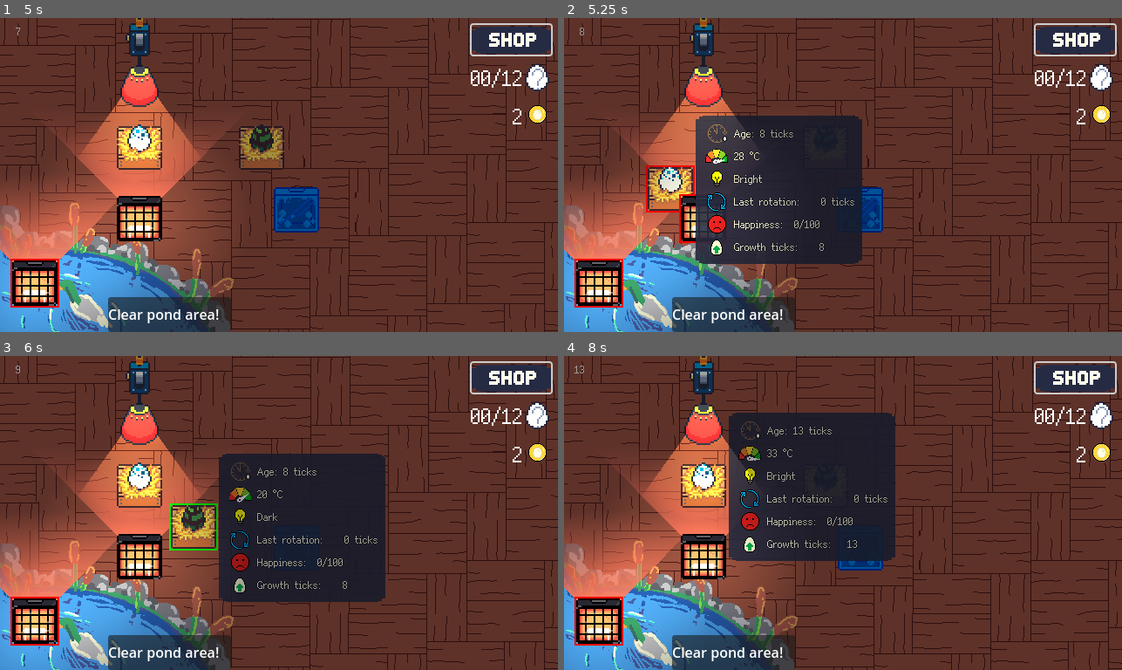
Above: before the commit, frames 1-4 (two rows, left to right).
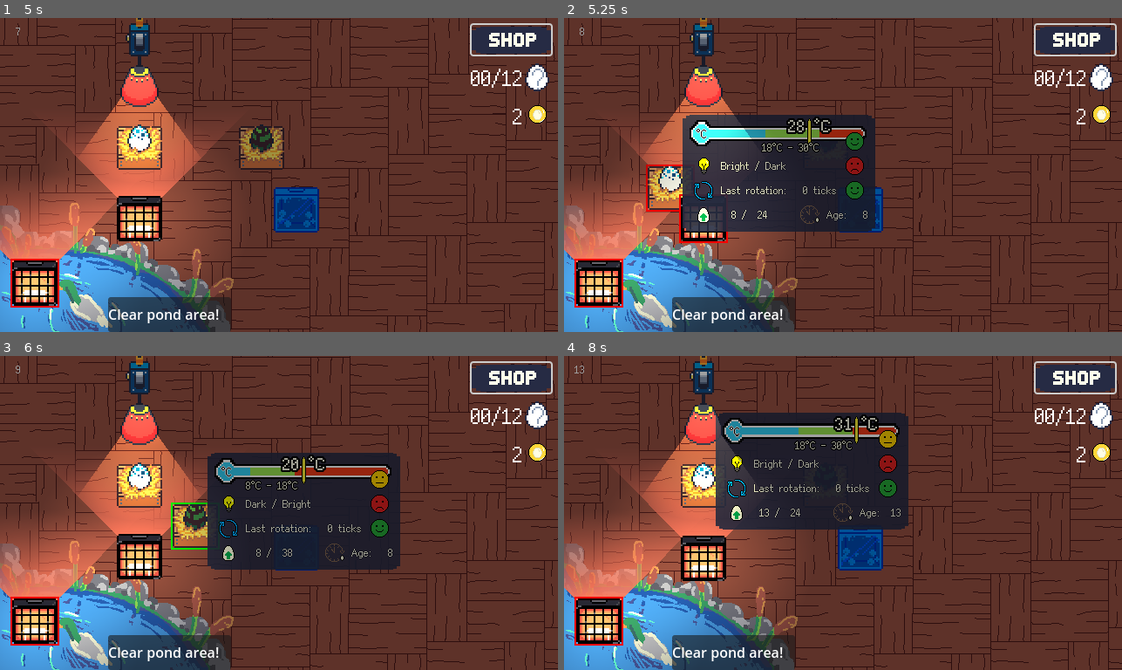
Above: after the commit, the same moments.

Repository: Chris-GW/eggs_incubation_station
Game: Godot game, scene res://main.tscn
The game is run twice, just before and just after one commit, with the same random seed, the same clock (stepped at 60 frames per second) and the same inputs. Sound files missing from this copy of the repository are replaced by a short silence.
Inputs (mouse positions are in pixels of both pictures, inside the frame that each line leads up to):
- Up to frame 1 (5 s): click (262, 146) at 0.5 s; click (89, 175) at 1.25 s; click (513, 39) at 2 s; click (189, 140) at 2.75 s; click (513, 39) at 3.5 s; click (513, 39) at 4.25 s
- Up to frame 2 (5.25 s): tap Enter at 5 s; drag from (703, 146) to (591, 291) at 5.02 s
- Up to frame 3 (6 s): drag from (262, 484) to (27, 629) at 5.77 s
- Up to frame 4 (8 s): move the mouse to (703, 556) at 6.52 s; click (703, 556) at 6.67 s; tap Space at 7.25 s; drag from (859, 547) to (703, 484) at 7.27 s

Frame 1 is identical in both runs. In frame 2, 8.6% of the frame differs, in the area x 14-56%, y 30-79%; in frame 3, 8.8%; in frame 4, 8.8%, in the area x 10-62%, y 18-72%.

Commit message:
working temp bar and improved egg info panel

Diff:
--- a/scenes/devices/cooler.tscn
+++ b/scenes/devices/cooler.tscn
@@ -10,7 +10,7 @@
 [ext_resource type="FontFile" uid="uid://cep3foox6k0yn" path="res://assets/UI_UX/fusion-pixel-12px-proportional-sc-latin-400-normal.woff2" id="8_nvg46"]
 
 [sub_resource type="RectangleShape2D" id="RectangleShape2D_8ycrt"]
-size = Vector2(56, 56)
+size = Vector2(53, 53)
 
 [sub_resource type="OccluderPolygon2D" id="OccluderPolygon2D_y3bqr"]
 polygon = PackedVector2Array(-25, -25, -25, 25, 25, 25, 25, -25, 27, -27, 27, 27, -27, 27, -27, -27)
@@ -43,7 +43,7 @@
 default_color = Color(1, 0, 0, 1)
 
 [node name="CollisionShape2D" type="CollisionShape2D" parent="."]
-visible = false
+position = Vector2(0.5, 0.5)
 shape = SubResource("RectangleShape2D_8ycrt")
 
 [node name="EggEffectArea2D" type="Area2D" parent="."]
@@ -78,6 +78,7 @@
 stream = ExtResource("6_utsdt")
 
 [node name="HoverPanelContainer" parent="." instance=ExtResource("7_unlta")]
+visible = false
 
 [node name="NameLabel" parent="HoverPanelContainer/MarginContainer/VBoxContainer" index="0"]
 text = "Cooler"
--- a/scenes/devices/device_hover_panel.tscn
+++ b/scenes/devices/device_hover_panel.tscn
@@ -25,6 +25,13 @@
 [sub_resource type="GradientTexture1D" id="GradientTexture1D_46tip"]
 gradient = SubResource("Gradient_f7jyx")
 width = 64
+
+[sub_resource type="LabelSettings" id="LabelSettings_18eel"]
+font = ExtResource("2_gixkg")
+font_size = 12
+font_color = Color(1, 1, 0.921569, 1)
+outline_size = 1
+outline_color = Color(0, 0, 0, 1)
 
 [node name="HoverPanelContainer" type="PanelContainer"]
 z_index = 5
@@ -65,7 +72,7 @@
 [node name="DescriptionLabel" type="Label" parent="MarginContainer/VBoxContainer"]
 layout_mode = 2
 text = "Emits heat to eggs"
-label_settings = SubResource("LabelSettings_j8u46")
+label_settings = SubResource("LabelSettings_18eel")
 
 [node name="IntensityLabel" type="Label" parent="MarginContainer/VBoxContainer"]
 unique_name_in_owner = true
--- a/scenes/devices/hanging_lamp.tscn
+++ b/scenes/devices/hanging_lamp.tscn
@@ -16,7 +16,7 @@
 region = Rect2(130, 0, 78, 26)
 
 [sub_resource type="RectangleShape2D" id="RectangleShape2D_aqynv"]
-size = Vector2(36, 102)
+size = Vector2(34, 100)
 
 [sub_resource type="OccluderPolygon2D" id="OccluderPolygon2D_hwheu"]
 polygon = PackedVector2Array(-22, 48, -22, 38, -20, 34, -18, 28, -16, 24, -14, 20, -12, 16, -9, 14, -4, 12, 4, 12, 10,  …(193 unchanged characters)…
@@ -85,6 +85,7 @@
 stream = ExtResource("5_c1e8u")
 
 [node name="HoverPanelContainer" parent="." instance=ExtResource("6_b2hxj")]
+visible = false
 offset_left = 41.0
 offset_top = -63.0
 offset_right = 289.0
--- a/scenes/devices/heater.tscn
+++ b/scenes/devices/heater.tscn
@@ -12,7 +12,7 @@
 [ext_resource type="FontFile" uid="uid://cep3foox6k0yn" path="res://assets/UI_UX/fusion-pixel-12px-proportional-sc-latin-400-normal.woff2" id="10_j8u46"]
 
 [sub_resource type="RectangleShape2D" id="RectangleShape2D_8ycrt"]
-size = Vector2(56, 56)
+size = Vector2(53, 54)
 
 [sub_resource type="OccluderPolygon2D" id="OccluderPolygon2D_q1f6a"]
 polygon = PackedVector2Array(-25, -25, -25, 25, 25, 25, 25, -25, 27, -27, 27, 27, -27, 27, -27, -27)
@@ -50,7 +50,7 @@
 default_color = Color(1, 0, 0, 1)
 
 [node name="CollisionShape2D" type="CollisionShape2D" parent="."]
-visible = false
+position = Vector2(0.5, 0)
 shape = SubResource("RectangleShape2D_8ycrt")
 
 [node name="EggEffectArea2D" type="Area2D" parent="."]
@@ -85,6 +85,7 @@
 stream = ExtResource("6_t4cgb")
 
 [node name="HoverPanelContainer" parent="." instance=ExtResource("9_46tip")]
+visible = false
 
 [node name="DescriptionLabel" parent="HoverPanelContainer/MarginContainer/VBoxContainer" index="1"]
 text = "Emits warm air in a cone to raise
--- a/scenes/incubation_station.tscn
+++ b/scenes/incubation_station.tscn
@@ -12,6 +12,7 @@
 [ext_resource type="FontFile" uid="uid://cep3foox6k0yn" path="res://assets/UI_UX/fusion-pixel-12px-proportional-sc-latin-400-normal.woff2" id="8_t0sxt"]
 [ext_resource type="Texture2D" uid="uid://do2w2nrvwj27q" path="res://assets/UI_UX/Egg_Stats/Lamp.png" id="8_yanh1"]
 [ext_resource type="Texture2D" uid="uid://dtclbfnauia06" path="res://assets/UI_UX/Egg_Stats/Rotation.png" id="9_6jdl5"]
+[ext_resource type="PackedScene" uid="uid://dvb08px0uqdw6" path="res://scenes/temperature_bar.tscn" id="9_t0sxt"]
 [ext_resource type="Texture2D" uid="uid://22832juljqeu" path="res://assets/UI_UX/Egg_Stats/Happy_face.png" id="10_ts02c"]
 [ext_resource type="Texture2D" uid="uid://u3mn4govciwn" path="res://assets/UI_UX/Egg_Stats/Growth.png" id="11_5hlw3"]
 
@@ -99,43 +100,50 @@
 expand_icon = true
 
 [node name="HoverPanel" type="PanelContainer" parent="."]
+visible = false
 z_index = 5
 anchors_preset = 8
 anchor_left = 0.5
 anchor_top = 0.5
 anchor_right = 0.5
 anchor_bottom = 0.5
-offset_left = 33.0
+offset_left = 15.0
 offset_top = -85.0
-offset_right = 215.0
-offset_bottom = 85.0
+offset_right = 233.0
+offset_bottom = 49.0
 grow_horizontal = 2
 grow_vertical = 2
 theme_override_styles/panel = SubResource("StyleBoxTexture_aexyn")
 
 [node name="VBoxContainer" type="VBoxContainer" parent="HoverPanel"]
 layout_mode = 2
-theme_override_constants/separation = -6
-
-[node name="HBoxContainer" type="HBoxContainer" parent="HoverPanel/VBoxContainer"]
-layout_mode = 2
-
-[node name="Age" type="TextureRect" parent="HoverPanel/VBoxContainer/HBoxContainer"]
-texture_filter = 1
-layout_mode = 2
-texture = ExtResource("5_p4a3t")
-stretch_mode = 5
-
-[node name="AgeLabel" type="Label" parent="HoverPanel/VBoxContainer/HBoxContainer"]
-unique_name_in_owner = true
-layout_mode = 2
-text = "Age: 631 ticks"
-label_settings = SubResource("LabelSettings_jbjq1")
-
-[node name="HBoxContainer1" type="HBoxContainer" parent="HoverPanel/VBoxContainer"]
-layout_mode = 2
-
-[node name="Temperature" type="TextureRect" parent="HoverPanel/VBoxContainer/HBoxContainer1"]
+theme_override_constants/separation = -4
+
+[node name="TemperatureBar" parent="HoverPanel/VBoxContainer" instance=ExtResource("9_t0sxt")]
+unique_name_in_owner = true
+layout_mode = 2
+prefered_temp = Vector2(22, 25)
+value = 80.0
+
+[node name="TempHappiness" type="TextureRect" parent="HoverPanel/VBoxContainer/TemperatureBar"]
+unique_name_in_owner = true
+texture_filter = 1
+layout_mode = 1
+anchors_preset = 1
+anchor_left = 1.0
+anchor_right = 1.0
+offset_left = -32.0
+offset_top = 10.0
+offset_bottom = 42.0
+grow_horizontal = 0
+texture = ExtResource("10_ts02c")
+stretch_mode = 5
+
+[node name="HBoxContainer6" type="HBoxContainer" parent="HoverPanel/VBoxContainer"]
+visible = false
+layout_mode = 2
+
+[node name="Temperature" type="TextureRect" parent="HoverPanel/VBoxContainer/HBoxContainer6"]
 texture_filter = 3
 custom_minimum_size = Vector2(32, 32)
 layout_mode = 2
@@ -143,7 +151,7 @@
 expand_mode = 1
 stretch_mode = 4
 
-[node name="Marker" type="TextureRect" parent="HoverPanel/VBoxContainer/HBoxContainer1/Temperature"]
+[node name="Marker" type="TextureRect" parent="HoverPanel/VBoxContainer/HBoxContainer6/Temperature"]
 unique_name_in_owner = true
 layout_mode = 1
 anchors_preset = 7
@@ -161,7 +169,7 @@
 texture = ExtResource("7_7moh4")
 expand_mode = 1
 
-[node name="TemperatureLabel" type="Label" parent="HoverPanel/VBoxContainer/HBoxContainer1"]
+[node name="TemperatureLabel" type="Label" parent="HoverPanel/VBoxContainer/HBoxContainer6"]
 unique_name_in_owner = true
 layout_mode = 2
 text = "21.5 °C"
@@ -179,8 +187,16 @@
 [node name="LightLevelLabel" type="Label" parent="HoverPanel/VBoxContainer/HBoxContainer2"]
 unique_name_in_owner = true
 layout_mode = 2
-text = "LightLevel: DARK"
-label_settings = SubResource("LabelSettings_jbjq1")
+size_flags_horizontal = 3
+text = "Dark / Bright"
+label_settings = SubResource("LabelSettings_jbjq1")
+
+[node name="LightHappiness" type="TextureRect" parent="HoverPanel/VBoxContainer/HBoxContainer2"]
+unique_name_in_owner = true
+texture_filter = 1
+layout_mode = 2
+texture = ExtResource("10_ts02c")
+stretch_mode = 5
 
 [node name="HBoxContainer3" type="HBoxContainer" parent="HoverPanel/VBoxContainer"]
 layout_mode = 2
@@ -194,25 +210,17 @@
 [node name="RotationTimerLabel" type="Label" parent="HoverPanel/VBoxContainer/HBoxContainer3"]
 unique_name_in_owner = true
 layout_mode = 2
+size_flags_horizontal = 3
 text = "Last Rotation: 12.0 sec"
 label_settings = SubResource("LabelSettings_jbjq1")
 
-[node name="HBoxContainer4" type="HBoxContainer" parent="HoverPanel/VBoxContainer"]
-layout_mode = 2
-
-[node name="Hapinnes" type="TextureRect" parent="HoverPanel/VBoxContainer/HBoxContainer4"]
+[node name="RotationHappiness" type="TextureRect" parent="HoverPanel/VBoxContainer/HBoxContainer3"]
 unique_name_in_owner = true
 texture_filter = 1
 layout_mode = 2
 texture = ExtResource("10_ts02c")
 stretch_mode = 5
 
-[node name="HappinessLabel" type="Label" parent="HoverPanel/VBoxContainer/HBoxContainer4"]
-unique_name_in_owner = true
-layout_mode = 2
-text = "Happiness: 63/100"
-label_settings = SubResource("LabelSettings_jbjq1")
-
 [node name="HBoxContainer5" type="HBoxContainer" parent="HoverPanel/VBoxContainer"]
 layout_mode = 2
 
@@ -225,7 +233,23 @@
 [node name="GrowthLabel" type="Label" parent="HoverPanel/VBoxContainer/HBoxContainer5"]
 unique_name_in_owner = true
 layout_mode = 2
-text = "Growth ticks: 512"
+text = "512 / 512"
+label_settings = SubResource("LabelSettings_jbjq1")
+
+[node name="Control" type="Control" parent="HoverPanel/VBoxContainer/HBoxContainer5"]
+layout_mode = 2
+size_flags_horizontal = 3
+
+[node name="Age" type="TextureRect" parent="HoverPanel/VBoxContainer/HBoxContainer5"]
+texture_filter = 1
+layout_mode = 2
+texture = ExtResource("5_p4a3t")
+stretch_mode = 5
+
+[node name="AgeLabel" type="Label" parent="HoverPanel/VBoxContainer/HBoxContainer5"]
+unique_name_in_owner = true
+layout_mode = 2
+text = "Age: 631"
 label_settings = SubResource("LabelSettings_jbjq1")
 
 [connection signal="input_event" from="." to="." method="_on_input_event"]
--- /dev/null
+++ b/scenes/temperature_bar.tscn
@@ -0,0 +1,120 @@
+[gd_scene load_steps=10 format=3 uid="uid://dvb08px0uqdw6"]
+
+[ext_resource type="Script" uid="uid://u7q5phb5gtnm" path="res://scripts/temperature_bar.gd" id="1_shw5h"]
+[ext_resource type="Texture2D" uid="uid://cuugdw168a4wr" path="res://assets/UI_UX/Egg_Stats/temperature_bar.png" id="1_so43g"]
+[ext_resource type="FontFile" uid="uid://cep3foox6k0yn" path="res://assets/UI_UX/fusion-pixel-12px-proportional-sc-latin-400-normal.woff2" id="2_rwv0t"]
+[ext_resource type="FontFile" uid="uid://c5qw4j6h2tlna" path="res://assets/UI_UX/fusion-pixel-10px-proportional-sc-latin-400-normal.woff2" id="2_shw5h"]
+
+[sub_resource type="AtlasTexture" id="AtlasTexture_jbjq1"]
+atlas = ExtResource("1_so43g")
+region = Rect2(0, 32, 44, 30)
+
+[sub_resource type="AtlasTexture" id="AtlasTexture_aexyn"]
+atlas = ExtResource("1_so43g")
+region = Rect2(0, 0, 44, 30)
+
+[sub_resource type="AtlasTexture" id="AtlasTexture_8hxmw"]
+atlas = ExtResource("1_so43g")
+region = Rect2(26, 64, 10, 32)
+
+[sub_resource type="LabelSettings" id="LabelSettings_tbjx1"]
+font = ExtResource("2_shw5h")
+font_size = 20
+font_color = Color(1, 1, 0.921569, 1)
+outline_size = 8
+outline_color = Color(0, 0, 0, 1)
+
+[sub_resource type="LabelSettings" id="LabelSettings_jbjq1"]
+font = ExtResource("2_rwv0t")
+font_size = 12
+font_color = Color(1, 1, 0.921569, 1)
+outline_size = 4
+outline_color = Color(0, 0, 0, 1)
+
+[node name="TemperatureBar" type="Control"]
+custom_minimum_size = Vector2(128, 42)
+layout_mode = 3
+anchors_preset = 10
+anchor_right = 1.0
+grow_horizontal = 2
+script = ExtResource("1_shw5h")
+prefered_temp = Vector2(23, 25)
+value = 72.0
+
+[node name="HotTemperature" type="TextureProgressBar" parent="."]
+texture_filter = 3
+custom_minimum_size = Vector2(32, 32)
+layout_mode = 1
+anchors_preset = 10
+anchor_right = 1.0
+offset_bottom = 32.0
+grow_horizontal = 2
+size_flags_horizontal = 3
+min_value = 40.0
+max_value = 80.0
+value = 42.0
+nine_patch_stretch = true
+stretch_margin_left = 24
+stretch_margin_top = 4
+stretch_margin_right = 16
+stretch_margin_bottom = 4
+texture_under = SubResource("AtlasTexture_jbjq1")
+texture_progress = SubResource("AtlasTexture_jbjq1")
+tint_under = Color(0.941176, 0.227451, 0.0901961, 1)
+tint_progress = Color(0.6, 0.898039, 0.313726, 1)
+
+[node name="ColdTemperature" type="TextureProgressBar" parent="."]
+texture_filter = 3
+custom_minimum_size = Vector2(32, 32)
+layout_mode = 1
+anchors_preset = 10
+anchor_right = 1.0
+offset_bottom = 8.0
+grow_horizontal = 2
+size_flags_horizontal = 3
+min_value = 40.0
+max_value = 80.0
+value = 40.0
+nine_patch_stretch = true
+stretch_margin_left = 24
+stretch_margin_top = 4
+stretch_margin_right = 16
+stretch_margin_bottom = 4
+texture_over = SubResource("AtlasTexture_aexyn")
+texture_progress = SubResource("AtlasTexture_jbjq1")
+tint_progress = Color(0.192157, 0.823529, 0.968627, 1)
+
+[node name="Cursor" type="TextureRect" parent="."]
+custom_minimum_size = Vector2(10, 0)
+layout_mode = 1
+offset_left = 507.0
+offset_right = 517.0
+offset_bottom = 32.0
+texture = SubResource("AtlasTexture_8hxmw")
+
+[node name="ValueLabel" type="Label" parent="Cursor"]
+layout_mode = 1
+anchors_preset = 8
+anchor_left = 0.5
+anchor_top = 0.5
+anchor_right = 0.5
+anchor_bottom = 0.5
+offset_left = -25.0
+offset_top = -24.0
+offset_right = 25.0
+offset_bottom = 8.0
+grow_horizontal = 2
+grow_vertical = 2
+text = "72 °C"
+label_settings = SubResource("LabelSettings_tbjx1")
+
+[node name="PreferedLabel" type="Label" parent="."]
+custom_minimum_size = Vector2(68, 0)
+layout_mode = 1
+offset_left = 24.0
+offset_top = 24.0
+offset_right = 92.0
+offset_bottom = 42.0
+text = "23°C - 25°C"
+label_settings = SubResource("LabelSettings_jbjq1")
+horizontal_alignment = 1
--- a/scripts/devices/draggable.gd
+++ b/scripts/devices/draggable.gd
@@ -4,7 +4,7 @@
 signal dragg_started
 signal dragg_ended
 
-const MAP_SNAP := 5.0
+const MAP_SNAP := 4.0
 const MAP_BOARDER := Vector2.ONE * 20.0
 const MIN_MAP_POSITION := Vector2.ZERO + MAP_BOARDER
 const MAX_MAP_POSITION := Vector2(640.0, 360.0) - MAP_BOARDER
--- a/scripts/egg.gd
+++ b/scripts/egg.gd
@@ -4,6 +4,9 @@
 signal egg_hatched(egg_creature: EggCreature)
 
 const HATCHING_EGG = preload("res://scenes/hatching_egg.tscn")
+const HAPPY_FACE = preload("res://assets/UI_UX/Egg_Stats/Happy_face.png")
+const NURTAL_FACE =  preload("res://assets/UI_UX/Egg_Stats/Neutral_face.png")
+const ANGRY_FACE = preload("res://assets/UI_UX/Egg_Stats/Angry_face.png")
 
 @export var egg_creature: EggCreature : set = set_egg_creature
 
@@ -39,6 +42,14 @@
 	var max_temp := egg_creature.preferred_temp_range.y
 	return min_temp <= temperature and temperature <= max_temp
 
+func get_temp_difference() -> float:
+	if temperature < egg_creature.preferred_temp_range.x:
+		return egg_creature.preferred_temp_range.x - temperature
+	elif temperature > egg_creature.preferred_temp_range.y:
+		return temperature - egg_creature.preferred_temp_range.y
+	else:
+		return 0.0
+
 func is_good_light_level() -> bool:
 	return light_level == egg_creature.preferred_light_level
 
--- a/scripts/egg_creatures/creature_cat.tres
+++ b/scripts/egg_creatures/creature_cat.tres
@@ -121,7 +121,7 @@
 name = "Cat"
 description = "A playfull Cat"
 sprites = SubResource("SpriteFrames_f5pse")
-preferred_temp_range = Vector2(18, 12)
+preferred_temp_range = Vector2(12, 18)
 preferred_light_level = 2
 preferred_rotation_interval = 16
 heat_rate = 2.0
--- a/scripts/egg_creatures/creature_turtle.tres
+++ b/scripts/egg_creatures/creature_turtle.tres
@@ -121,7 +121,7 @@
 name = "Turtle"
 description = "A Turtle likes it cold"
 sprites = SubResource("SpriteFrames_eathb")
-preferred_temp_range = Vector2(15, 4)
+preferred_temp_range = Vector2(4, 15)
 preferred_light_level = 0
 preferred_rotation_interval = 16
 heat_rate = 1.0
--- a/scripts/incubation_station.gd
+++ b/scripts/incubation_station.gd
@@ -5,6 +5,9 @@
 
 const AMBIENT_TEMP = 20.0
 const EGG = preload("res://scenes/egg.tscn")
+const HAPPY_FACE = preload("res://assets/UI_UX/Egg_Stats/Happy_face.png")
+const NURTAL_FACE =  preload("res://assets/UI_UX/Egg_Stats/Neutral_face.png")
+const ANGRY_FACE = preload("res://assets/UI_UX/Egg_Stats/Angry_face.png")
 
 @export var starting_egg_creature: EggCreature
 
@@ -20,6 +23,7 @@
 	self.egg_selection_wanted.connect(main._on_egg_selection_wanted)
 	if starting_egg_creature:
 		egg.set_egg_creature(starting_egg_creature)
+		%TemperatureBar.prefered_temp = starting_egg_creature.preferred_temp_range
 	else:
 		$PlaceEggButton.visible = true
 		egg.queue_free()
@@ -62,19 +66,42 @@
 func update_hover_info_panel() -> void:
 	if not egg:
 		return
+	update_temp_info()
+	update_light_info()
+	update_rotation_info()
+	%GrowthLabel.text = "%3d / %3d" % [egg.growth_ticks, egg.egg_creature.growth_duration]
+	%AgeLabel.text = "Age: %3d" % egg.age_ticks
 
-	%AgeLabel.text = "Age: %d ticks" % egg.age_ticks
+
+func update_temp_info() -> void:
 	%TemperatureLabel.text = "%0.1d °C" % egg.temperature
-	%LightLevelLabel.text = EggCreature.light_level_name(egg.light_level)
-	%RotationTimerLabel.text = "Last rotation: %4d ticks" % egg.ticks_since_last_rotation
-	%HappinessLabel.text = "Happiness: %2d/100" % egg.happiness
-	if egg.happiness > 50:
-		%Hapinnes.texture = preload("res://assets/UI_UX/Egg_Stats/Happy_face.png")
-	elif egg.happiness == 50:
-		%Hapinnes.texture = preload("res://assets/UI_UX/Egg_Stats/Neutral_face.png")
+	%TemperatureBar.value = egg.temperature
+	if egg.is_good_temp():
+		%TempHappiness.texture = HAPPY_FACE
+	elif egg.get_temp_difference() <= 4.0:
+		%TempHappiness.texture = NURTAL_FACE
 	else:
-		%Hapinnes.texture = preload("res://assets/UI_UX/Egg_Stats/Angry_face.png")
-	%GrowthLabel.text = "Growth ticks: %4d" % egg.growth_ticks
+		%TempHappiness.texture = ANGRY_FACE
+
+
+func update_light_info() -> void:
+	var light_level := EggCreature.light_level_name(egg.light_level)
+	var prefered_light_level := EggCreature.light_level_name(egg.egg_creature.preferred_light_level)
+	%LightLevelLabel.text = light_level + " / " + prefered_light_level
+	if egg.is_good_light_level():
+		%LightHappiness.texture = HAPPY_FACE
+	elif egg.light_level == EggCreature.LightLevel.DIMM:
+		%LightHappiness.texture = NURTAL_FACE
+	else:
+		%LightHappiness.texture = ANGRY_FACE
+
+
+func update_rotation_info() -> void:
+	%RotationTimerLabel.text = "Last rotation: %3d ticks" % egg.ticks_since_last_rotation
+	if randf() < 0.7:
+		%RotationHappiness.texture = HAPPY_FACE
+	else:
+		%RotationHappiness.texture = NURTAL_FACE
 
 
 func _on_mouse_entered() -> void:
@@ -93,3 +120,4 @@
 	egg = EGG.instantiate()
 	egg.egg_creature = creature
 	$EggPositionMarker.add_child(egg)
+	%TemperatureBar.prefered_temp = creature.preferred_temp_range
--- /dev/null
+++ b/scripts/temperature_bar.gd
@@ -0,0 +1,62 @@
+@tool
+class_name TemperatureBar
+extends Control
+
+@export var temp_range: float = 20.0 : set = set_temp_range
+@export var prefered_temp: Vector2 : set = set_prefered_temp
+@export var value: float = IncubationStation.AMBIENT_TEMP
+
+@onready var cold_temperature: TextureProgressBar = $ColdTemperature
+@onready var hot_temperature: TextureProgressBar = $HotTemperature
+
+
+func _ready() -> void:
+	adjust_temp_range()
+
+
+func _process(delta: float) -> void:
+	if cold_temperature.min_value >= value or value >= cold_temperature.max_value:
+		adjust_temp_range()
+	$Cursor/ValueLabel.text = "%2d °C" % value
+	set_position_for_temp($Cursor, value)
+
+
+func set_position_for_temp(control: Control, temp: float) -> void:
+	var min_temp := cold_temperature.min_value
+	var max_temp := cold_temperature.max_value
+	var width := cold_temperature.size.x
+	var percent := (temp - min_temp) / (max_temp - min_temp)
+	var cursor_x := width * percent
+	cursor_x -= control.size.x / 2.0
+	cursor_x = clampf(cursor_x, 24.0, width - control.size.x)
+	control.position = Vector2(cursor_x, control.position.y)
+
+
+func adjust_temp_range() -> void:
+	cold_temperature.min_value = value - temp_range
+	cold_temperature.max_value = value + temp_range
+	hot_temperature.min_value = cold_temperature.min_value
+	hot_temperature.max_value = cold_temperature.max_value
+
+	cold_temperature.value = prefered_temp.x
+	hot_temperature.value = prefered_temp.y
+	if cold_temperature.value == cold_temperature.min_value:
+		hot_temperature.value += 2.0
+	if hot_temperature.value == cold_temperature.max_value:
+		cold_temperature.value -= 2.0
+
+	$PreferedLabel.text = "%d°C - %d°C" % [prefered_temp.x, prefered_temp.y]
+	var preferd_mid_temp := (prefered_temp.x + prefered_temp.y) / 2.0
+	set_position_for_temp($PreferedLabel, preferd_mid_temp)
+
+
+func set_temp_range(_temp_range: float) -> void:
+	temp_range = _temp_range
+	if is_node_ready():
+		adjust_temp_range()
+
+
+func set_prefered_temp(_prefered_temp: Vector2) -> void:
+	prefered_temp = _prefered_temp
+	if is_node_ready():
+		adjust_temp_range()
Binary file added: assets/UI_UX/Egg_Stats/temperature_bar.aseprite
Binary file added: assets/UI_UX/Egg_Stats/temperature_bar.png
Not shown, added: assets/UI_UX/Egg_Stats/temperature_bar.png.import
Not shown: 1 places in scenes/devices/device_hover_panel.tscn that only renumber resources
Not shown: 1 places in scenes/incubation_station.tscn that only renumber resources
Not shown, added: scripts/temperature_bar.gd.uid
